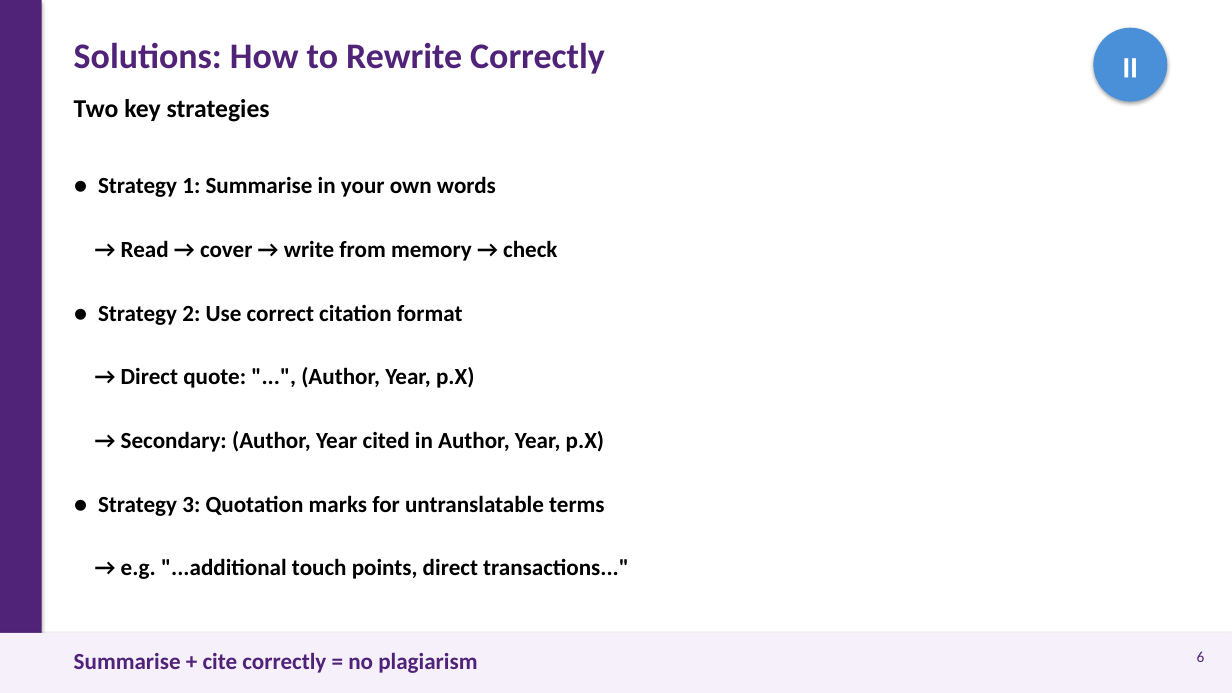
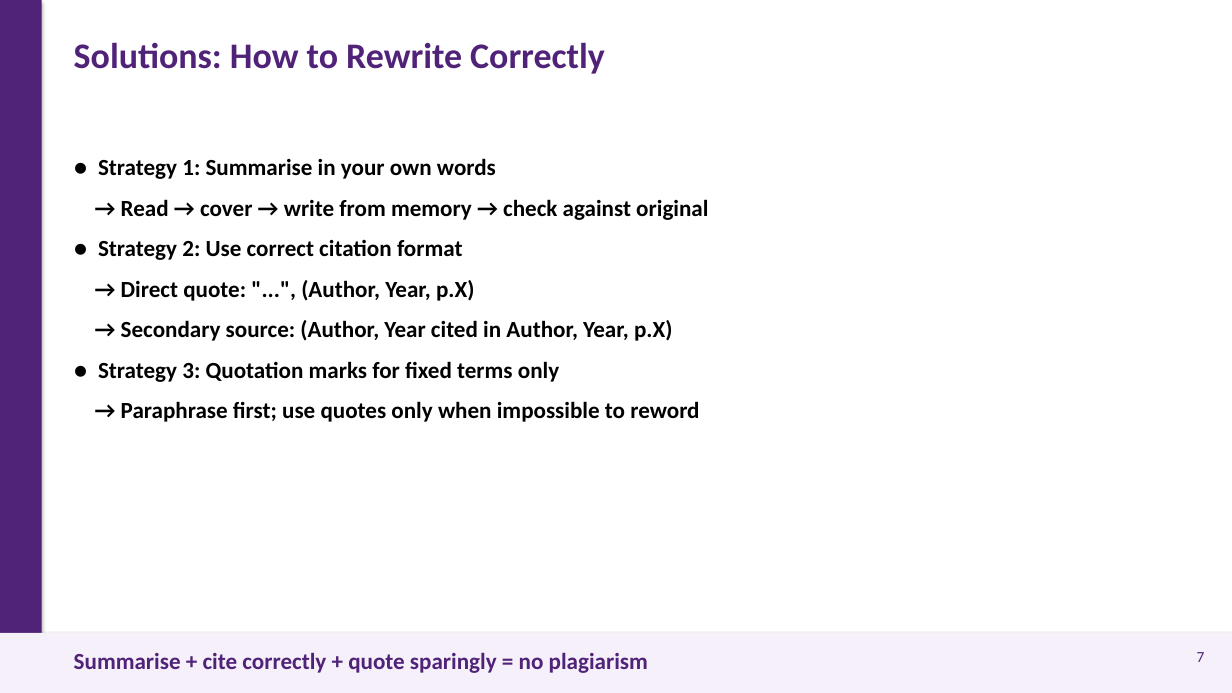
Before and after one commit to 975801846-star/workspace-outputs, a slide deck: slide 7 of Rewriting_Proofreading_Session4.2.pptx (slide 6 before the commit). Drawn at 1232x693 pixels with LibreOffice and Linux fonts; fonts in the diff are those of the drawing. Boxes give left, top, right and bottom in pixels: in the first picture for what was removed or moved away, otherwise in the second. Text is boxed around its words. In the diff, an @@ line names an element or a change of style, - is before the commit and + after.

Commit message:
v2: add three Before→After examples (bad paraphrase, correct rewrite, when to quote)

```diff
--- a/Rewriting_Proofreading_Session4.2.pptx
+++ b/Rewriting_Proofreading_Session4.2.pptx
@@ ellipse removed at <box>1093,28,1167,102</box> @@
-⏸
@@ text removed at <box>74,99,270,122</box> @@
-Two key strategies
@@ text "● Strategy 1: Summarise in ...": place and size @@
-text "● Strategy 1: Summarise in ..." at <box>98,176,629,579</box>
+text "● Strategy 1: Summarise in ..." at <box>98,158,708,422</box>
@@ text at <box>98,158,496,301</box>: less space between paragraphs @@
@@ text at <box>121,199,708,220</box>: text changed @@
-→ Read → cover → write from memory → check
+→ Read → cover → write from memory → check against original
@@ text at <box>98,320,699,422</box>: text changed @@
-→ Secondary: (Author, Year cited in Author, Year, p.X)
-● Strategy 3: Quotation marks for untranslatable terms
-→ e.g. "...additional touch points, direct transactions..."
+→ Secondary source: (Author, Year cited in Author, Year, p.X)
+● Strategy 3: Quotation marks for fixed terms only
+→ Paraphrase first; use quotes only when impossible to reword
@@ text at <box>74,652,648,673</box>: text changed @@
-Summarise + cite correctly = no plagiarism
+Summarise + cite correctly + quote sparingly = no plagiarism
@@ text at <box>1197,652,1205,662</box>: text changed @@
-6
+7
```
Also in this commit, not shown: 5 other slides changed, 1 slide added.
